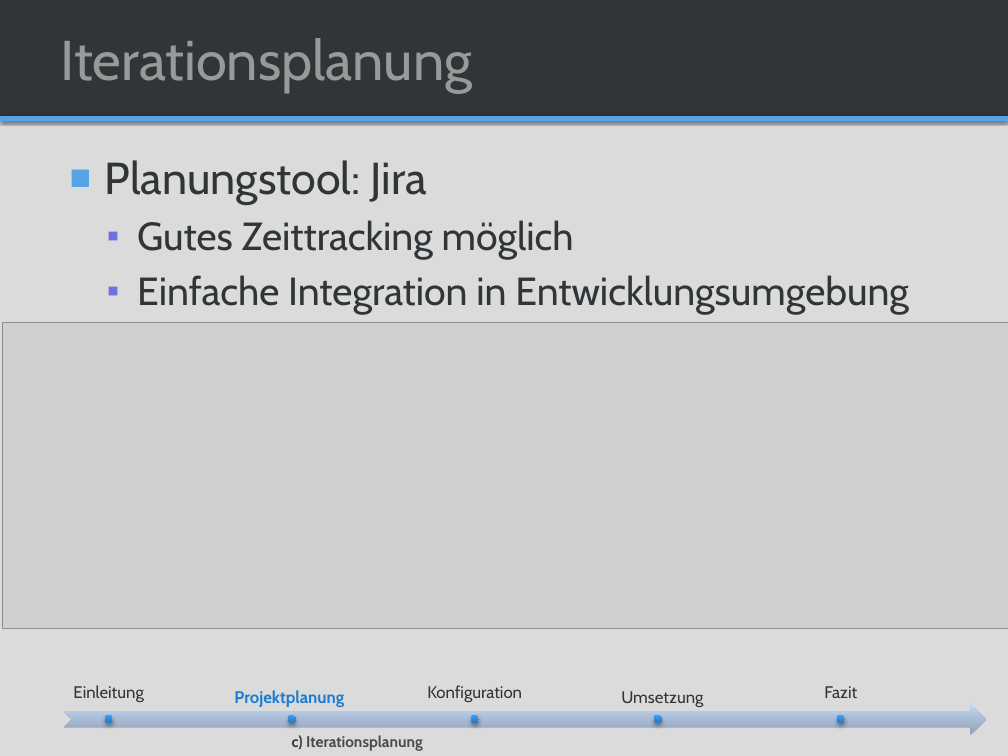
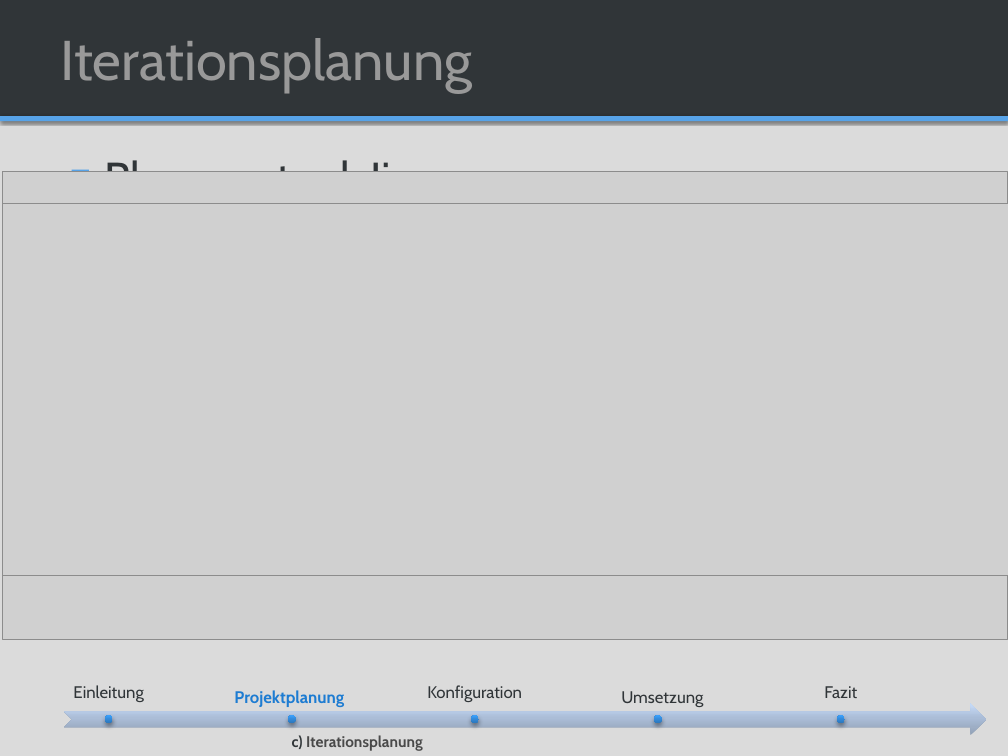
Before and after one commit to SAS-Systems/Unveiled-Documentation, a slide deck: slide 13 of Unveiled_MidtermPresentation_V1.0.pptx. Drawn at 1008x756 pixels with LibreOffice and Linux fonts; fonts in the diff are those of the drawing; grey boxes stand for pictures; background and template pictures are left out. Boxes give left, top, right and bottom in pixels: in the first picture for what was removed or moved away, otherwise in the second. Text is boxed around its words. In the diff, an @@ line names an element or a change of style, - is before the commit and + after.

```diff
--- a/Unveiled_MidtermPresentation_V1.0.pptx
+++ b/Unveiled_MidtermPresentation_V1.0.pptx
@@ picture: place and size @@
-picture at <box>3,323,1008,628</box>
+picture at <box>2,171,1008,640</box>
@@ picture added at <box>2,204,1008,576</box> @@
```
Also in this commit, not shown: 3 other slides changed, 4 slides removed.
